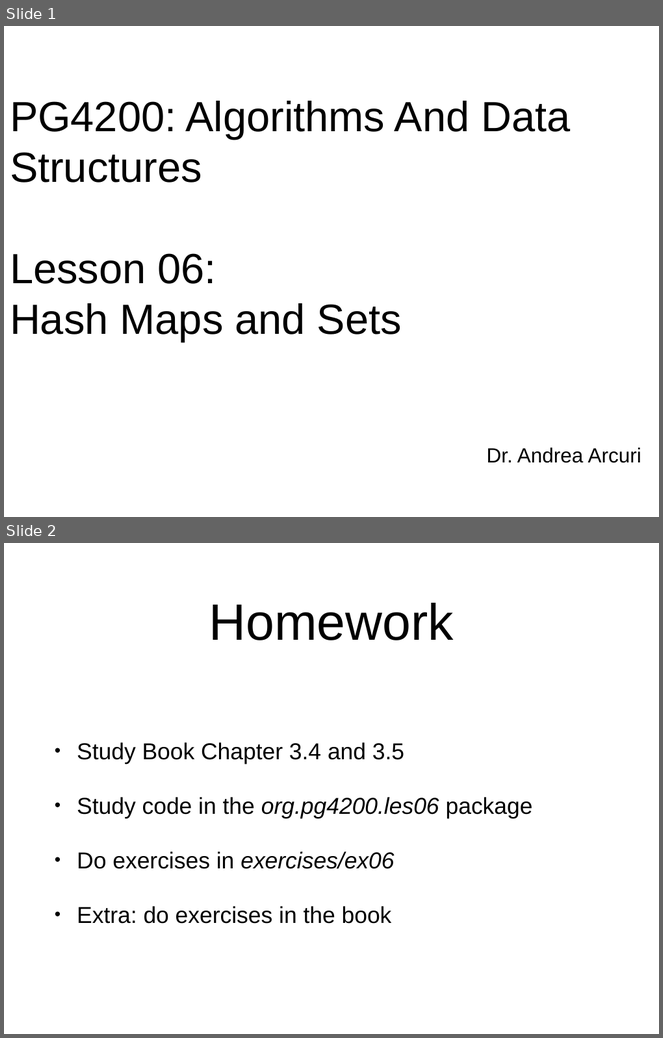
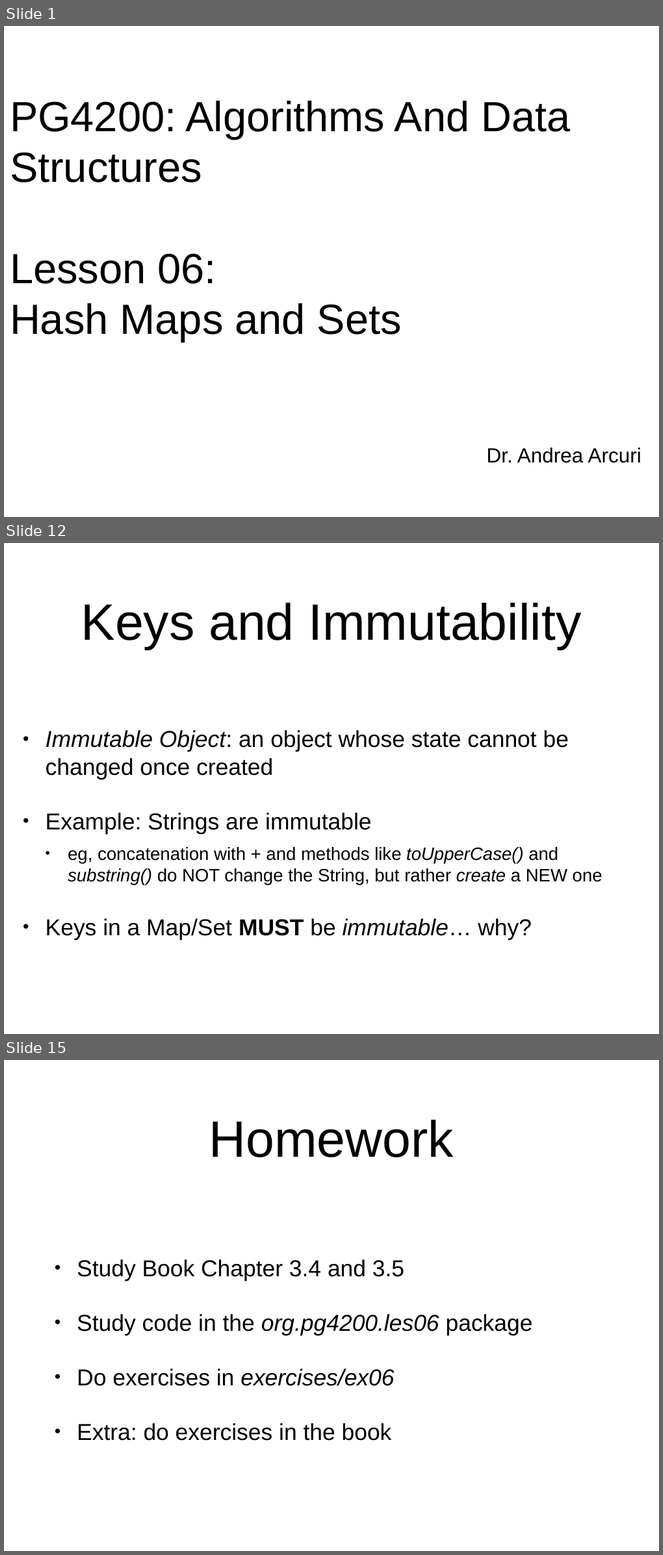
Before and after one commit to arcuri82/algorithms, a slide deck: docs/slides/06/06_hash_maps.pptx. Shown one above the other, each under a label of ours: slides 1 and 2 before the commit, slides 1, 12 and 15 after it; the slides between them are not shown. The pictures are 663x1038 and 663x1555 pixels, drawn with LibreOffice and Linux fonts; fonts in the diff are those of the drawing. Boxes give left, top, right and bottom in pixels: in the first picture for what was removed or moved away, otherwise in the second. Text is boxed around its words. In the diff, an @@ line names an element or a change of style, - is before the commit and + after.

```diff
--- a/docs/slides/06/06_hash_maps.pptx
+++ b/docs/slides/06/06_hash_maps.pptx
@@ slide 12 added at <box>4,543,659,1034</box>, background #FFFFFF @@
@@ title added at <box>81,603,582,650</box>, 80 pt, text #000000 @@
+Keys and Immutability
@@ text added at <box>46,730,603,940</box>, 36 pt, text #000000 @@
+• Immutable Object: an object whose state cannot be changed once created
+• Example: Strings are immutable
+  • eg, concatenation with + and methods like toUpperCase() and substring() do NOT change the String, but rather create a NEW one
+• Keys in a Map/Set MUST be immutable… why?
@@ what was slide 2 is now slide 15 @@
```
Also in this commit, not shown: 12 other slides added.
